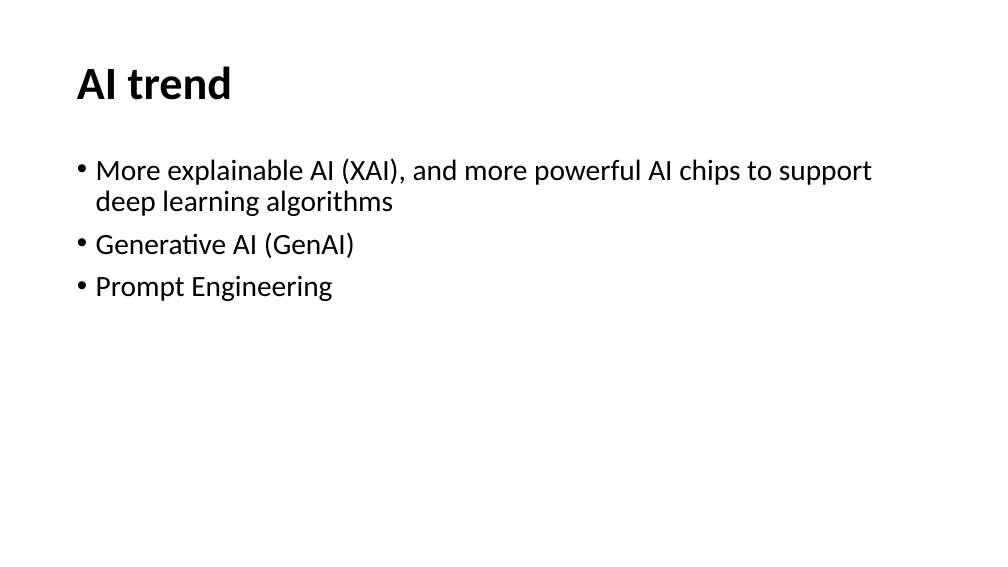
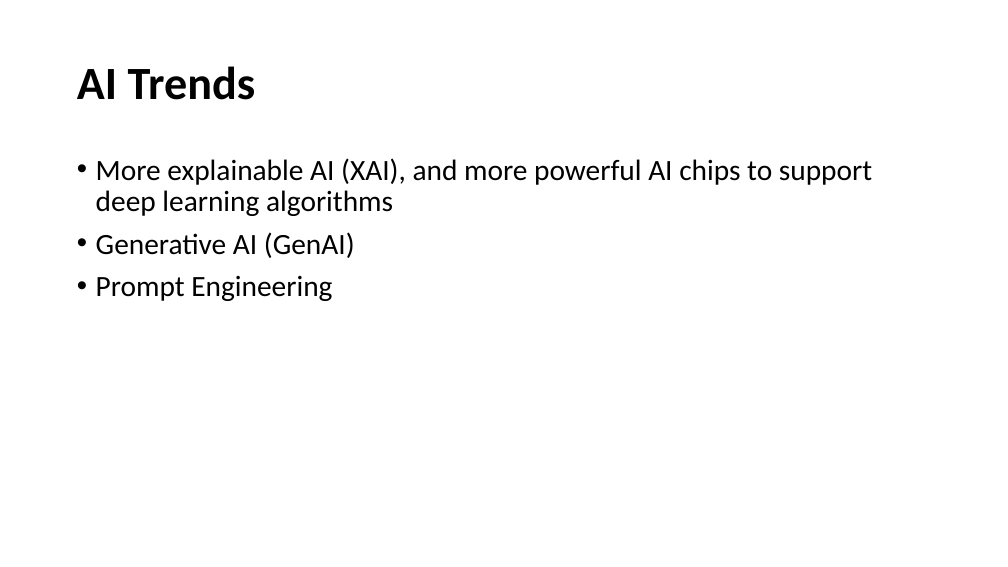
Before and after one commit to ctsallis/frontiers_in_ai_and_data_science, a slide deck: slide 2 of content/Lectures/Semester 1/Week 9/1 Lecture/1.9 Generative AI and Prompt Engineering (Lecture).pptx. Drawn at 1008x567 pixels with LibreOffice and Linux fonts; fonts in the diff are those of the drawing. Boxes give left, top, right and bottom in pixels: in the first picture for what was removed or moved away, otherwise in the second. Text is boxed around its words. In the diff, an @@ line names an element or a change of style, - is before the commit and + after.

```diff
--- a/content/Lectures/Semester 1/Week 9/1 Lecture/1.9 Generative AI and Prompt Engineering (Lecture).pptx
+++ b/content/Lectures/Semester 1/Week 9/1 Lecture/1.9 Generative AI and Prompt Engineering (Lecture).pptx
@@ title at (77, 66, 256, 100): text changed @@
-AI trend
+AI Trends
```
Also in this commit, not shown: 4 other files.
